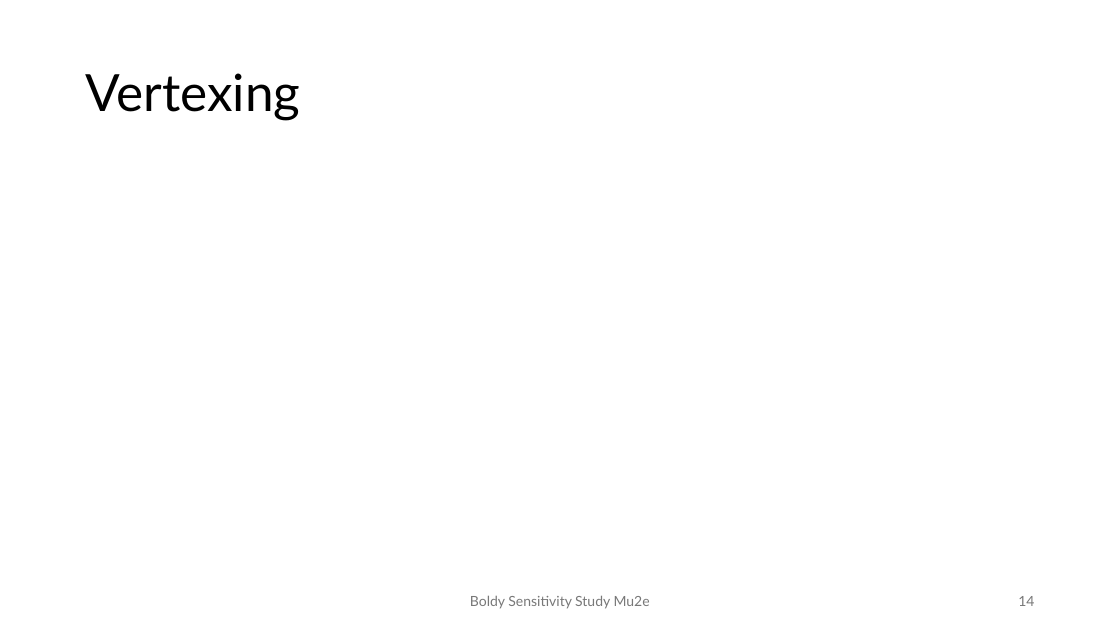
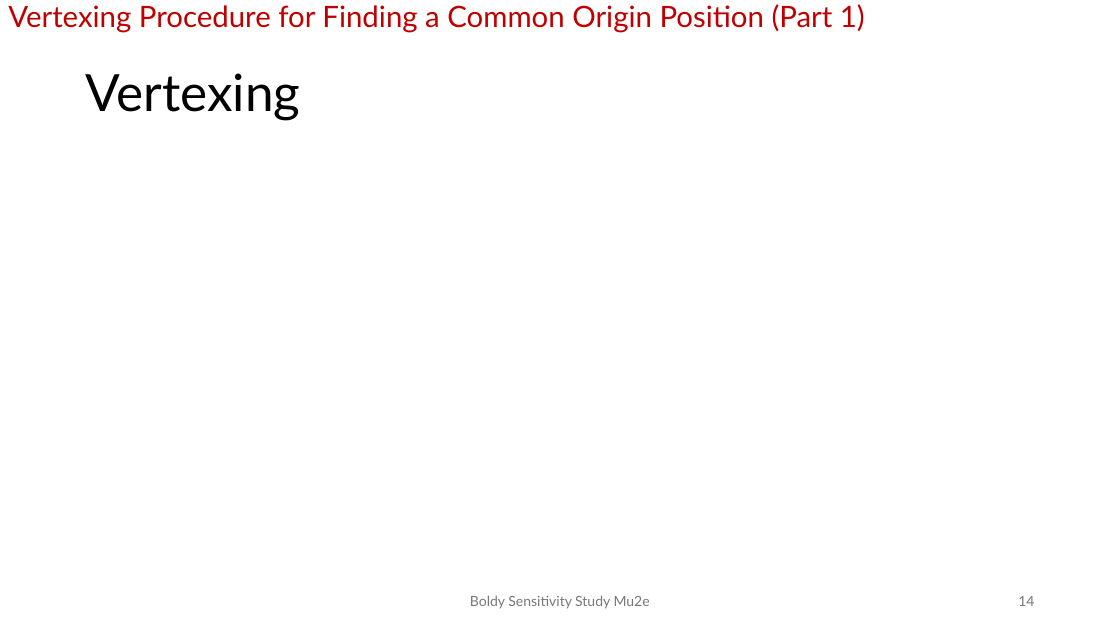
Before and after one commit to andrewboldy/DissertationAndProposalWriting, a slide deck: slide 14 of ProposalWriting/Presentation/BoldyProposalDefense [Autosaved].pptx. Drawn at 1120x630 pixels with LibreOffice and Linux fonts; fonts in the diff are those of the drawing. Boxes give left, top, right and bottom in pixels: in the first picture for what was removed or moved away, otherwise in the second. Text is boxed around its words. In the diff, an @@ line names an element or a change of style, - is before the commit and + after.

Commit message:
Updates to proposal presentation, adjusting title position and rearranging the theoretical motivation to front

```diff
--- a/ProposalWriting/Presentation/BoldyProposalDefense [Autosaved].pptx
+++ b/ProposalWriting/Presentation/BoldyProposalDefense [Autosaved].pptx
@@ text added at (8,4,865,33), 25.2 pt, text #C00000 @@
+Vertexing Procedure for Finding a Common Origin Position (Part 1)
```
Also in this commit, not shown: 25 other slides changed, 1 slide added.
